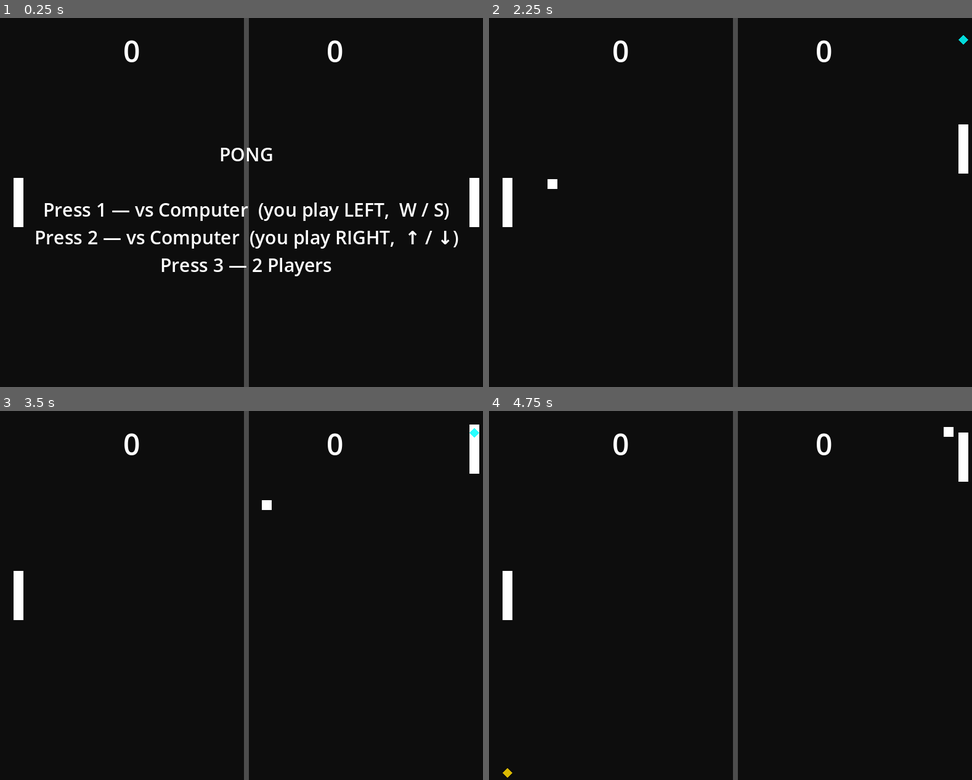
Above: before the commit, frames 1-4 (two rows, left to right).
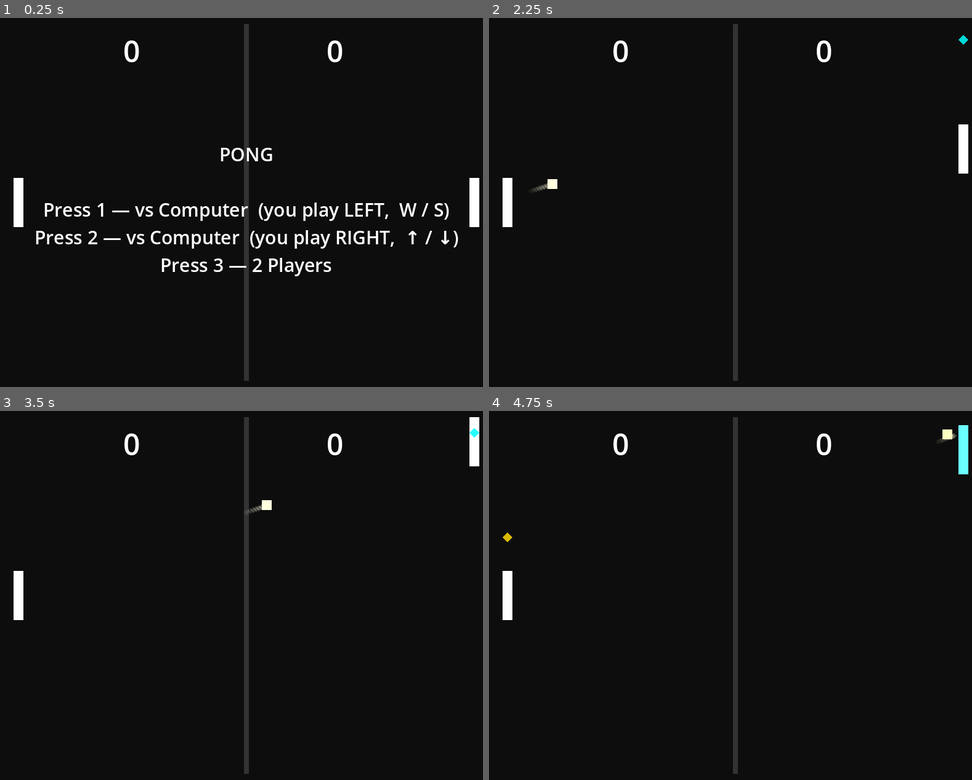
Above: after the commit, the same moments.

Repository: WoSupport/godot-pong
Game: Godot game, scene res://scenes/Main.tscn
Two runs of this game, one before a commit and one after it. Both use one fixed random seed, a clock stepped at 60 frames per second and the inputs below.
Inputs:
- Up to frame 1 (0.25 s): no input
- Up to frame 2 (2.25 s): tap Enter (ui_accept) at 0.5, 0.77, 1.52 s; hold Up (ui_up) 0.53-1.28 s; tap 1 at 0.6 s; hold Down (ui_down) 1.28-2.03 s; tap 2 at 1.35 s; hold Up (ui_up) from 2.03 s (still down); tap 3 at 2.1 s
- Up to frame 3 (3.5 s): keep holding Up (ui_up); tap 1 at 2.85 s; tap Enter (ui_accept) at 3.02 s
- Up to frame 4 (4.75 s): release Up (ui_up) at 3.53 s; hold Down (ui_down) from 3.53 s (still down); tap 2 at 3.6 s; tap Enter (ui_accept) at 3.77, 4.52 s; tap 3 at 4.35 s

The runs differ from the first frame. In frame 1, 1.0% of the frame differs, in the area x 50-52%, y 0-100%; in frame 2, 1.1%; in frame 3, 1.2%; in frame 4, 1.5%, in the area x 2-100%, y 0-100%.

Commit message:
Add visual juice + AI aim improvements
Visual effects:
- Ball trail: 10 fading ghost diamonds behind the ball, inheriting
  the ball's current speed colour
- Ball colour ramp: white → yellow → orange → red as speed increases,
  giving instant feedback on how dangerous the rally has become
- Paddle flash: 0.18s cyan burst on the paddle face whenever the ball
  makes clean contact
- Wall flash: thin strips at top/bottom briefly glow blue-white on
  each wall bounce
- Score pulse: scoring player's label flashes gold for 0.4s

AI improvements:
- Search resolution doubled (21 → 41 samples) for more precise angle
  selection
- Small random noise (±18px) added to the ideal landing target so the
  AI is not perfectly predictable and the player can't trivially learn
  the pattern

Co-Authored-By: Claude Sonnet 4.6 <noreply@anthropic.com>

Diff:
--- a/scripts/Game.gd
+++ b/scripts/Game.gd
@@ -8,12 +8,12 @@
 const PADDLE_SPEED       := 400.0
 const W                  := 800.0
 const H                  := 600.0
-
-const WALL_TOP := 10.0
-const WALL_BOT := H - 10.0
-const FIELD_H  := WALL_BOT - WALL_TOP   # 580.0
-
-# ── State ─────────────────────────────────────────────────────────────────────
+const WALL_TOP           := 10.0
+const WALL_BOT           := H - 10.0
+const FIELD_H            := WALL_BOT - WALL_TOP
+const TRAIL_LEN          := 10     # number of ghost positions behind the ball
+
+# ── Game state ────────────────────────────────────────────────────────────────
 var left_score     := 0
 var right_score    := 0
 var game_active    := false
@@ -23,21 +23,36 @@
 var ball_speed     := BALL_SPEED_START
 var time_since_hit := 1.0
 
+# ── Visual state ──────────────────────────────────────────────────────────────
+var left_flash_t    := 0.0    # how long since last left-paddle hit  (counts down)
+var right_flash_t   := 0.0    # how long since last right-paddle hit (counts down)
+var wall_flash_t    := 0.0    # wall-bounce flash                    (counts down)
+var lbl_left_pulse  := 0.0    # score-label pulse timer              (counts down)
+var lbl_right_pulse := 0.0
+var trail_pos       : Array = []   # ring of recent ball positions
+
 # ── Node refs ─────────────────────────────────────────────────────────────────
-var ball          : CharacterBody2D
-var left_paddle   : StaticBody2D
-var right_paddle  : StaticBody2D
-var lbl_left      : Label
-var lbl_right     : Label
-var lbl_message   : Label
-var marker_left   : Polygon2D   # yellow — prediction at left paddle
-var marker_right  : Polygon2D   # cyan   — prediction at right paddle
+var ball               : CharacterBody2D
+var left_paddle        : StaticBody2D
+var right_paddle       : StaticBody2D
+var ball_vis           : Polygon2D
+var left_vis           : Polygon2D
+var right_vis          : Polygon2D
+var wall_top_flash     : ColorRect
+var wall_bot_flash     : ColorRect
+var trail_nodes        : Array[Polygon2D] = []
+var marker_left        : Polygon2D
+var marker_right       : Polygon2D
+var lbl_left           : Label
+var lbl_right          : Label
+var lbl_message        : Label
 
 # ─────────────────────────────────────────────────────────────────────────────
 func _ready() -> void:
 	_build_scene()
 
 func _build_scene() -> void:
+	# ── Background ───────────────────────────────────────────────────────────
 	var bg_layer := CanvasLayer.new()
 	bg_layer.layer = -10
 	add_child(bg_layer)
@@ -51,9 +66,23 @@
 	var cline := ColorRect.new()
 	cline.position = Vector2(396, 0)
 	cline.size     = Vector2(8, H)
-	cline.color    = Color(0.3, 0.3, 0.3)
+	cline.color    = Color(0.2, 0.2, 0.2)
 	bg_layer.add_child(cline)
 
+	# Thin wall strips that flash on bounce
+	wall_top_flash = ColorRect.new()
+	wall_top_flash.position = Vector2(0, 0)
+	wall_top_flash.size     = Vector2(W, WALL_TOP)
+	wall_top_flash.color    = Color(0.05, 0.05, 0.05)
+	bg_layer.add_child(wall_top_flash)
+
+	wall_bot_flash = ColorRect.new()
+	wall_bot_flash.position = Vector2(0, WALL_BOT)
+	wall_bot_flash.size     = Vector2(W, H - WALL_BOT)
+	wall_bot_flash.color    = Color(0.05, 0.05, 0.05)
+	bg_layer.add_child(wall_bot_flash)
+
+	# ── Physics bodies ────────────────────────────────────────────────────────
 	left_paddle  = _make_paddle(Vector2(30, H / 2))
 	right_paddle = _make_paddle(Vector2(W - 30, H / 2))
 	ball         = _make_ball()
@@ -62,6 +91,23 @@
 	add_child(right_paddle)
 	add_child(ball)
 
+	# Store references to the visual Polygon2D children (index 1 — after CollisionShape2D)
+	left_vis  = left_paddle.get_child(1)  as Polygon2D
+	right_vis = right_paddle.get_child(1) as Polygon2D
+	ball_vis  = ball.get_child(1)         as Polygon2D
+
+	# ── Ball trail ────────────────────────────────────────────────────────────
+	for i in range(TRAIL_LEN):
+		var t := Polygon2D.new()
+		t.polygon = PackedVector2Array([
+			Vector2(0, -5), Vector2(5, 0), Vector2(0, 5), Vector2(-5, 0)
+		])
+		t.color   = Color.WHITE
+		t.visible = false
+		add_child(t)
+		trail_nodes.append(t)
+
+	# ── UI ────────────────────────────────────────────────────────────────────
 	var ui := CanvasLayer.new()
 	ui.layer = 10
 	add_child(ui)
@@ -76,9 +122,9 @@
 	ui.add_child(lbl_right)
 	ui.add_child(lbl_message)
 
-	# Prediction markers — diamonds drawn in world space
-	marker_left  = _make_marker(Color(1.0, 0.85, 0.0, 0.85))   # gold/yellow
-	marker_right = _make_marker(Color(0.0, 1.0,  1.0, 0.85))   # cyan
+	# Prediction markers
+	marker_left  = _make_marker(Color(1.0, 0.85, 0.0, 0.85))
+	marker_right = _make_marker(Color(0.0, 1.0,  1.0, 0.85))
 	add_child(marker_left)
 	add_child(marker_right)
 
@@ -165,6 +211,7 @@
 
 	_tick_ball(delta)
 	_update_markers()
+	_update_visuals(delta)
 
 # ── AI ────────────────────────────────────────────────────────────────────────
 func _tick_ai(paddle: StaticBody2D, opponent: StaticBody2D, ball_toward_positive_x: bool, delta: float) -> void:
@@ -175,21 +222,19 @@
 		var landing_y := _predict_ball_y(paddle.position.x)
 		var out_x     := -1.0 if ball_toward_positive_x else 1.0
 
-		# Ideal landing: mirror the player's position, amplified so even a
-		# centred player gets the ball aimed toward a corner.
-		# spread=2 means a player 100px above centre → ideal landing 200px below centre.
-		# As the player moves, ideal_land shifts continuously → visible micro-adjustments.
+		# Target landing: mirror the player's position, amplified so the AI
+		# always drives the ball toward a corner. Small random noise stops it
+		# being perfectly predictable.
 		var ideal_land := clampf(
-			H / 2.0 - (opponent.position.y - H / 2.0) * 2.0,
+			H / 2.0 - (opponent.position.y - H / 2.0) * 2.0 + randf_range(-18.0, 18.0),
 			WALL_TOP + 40.0, WALL_BOT - 40.0)
 
-		# Find the hit position (hp) whose predicted return lands closest to ideal_land.
-		# hp ∈ [-0.75, +0.75] → paddle offset ≤ 30px < 40px half-height → always face hit.
-		# 20 steps gives fine enough resolution for smooth paddle micro-adjustments.
+		# Search 41 candidate hit positions; pick the one whose return lands
+		# closest to ideal_land. hp ≤ 0.75 → offset ≤ 30px < face half-height.
 		var best_hp   := 0.0
 		var best_diff := 1e9
-		for i in range(21):
-			var hp      := lerpf(-0.75, 0.75, float(i) / 20.0)
+		for i in range(41):
+			var hp      := lerpf(-0.75, 0.75, float(i) / 40.0)
 			var angle   := hp * deg_to_rad(MAX_BOUNCE_ANGLE)
 			var out_dir := Vector2(cos(angle) * out_x, sin(angle))
 			var pl_land := _predict_landing_y(
@@ -199,11 +244,9 @@
 				best_diff = diff
 				best_hp   = hp
 
-		# Place paddle so ball contacts at best_hp:
-		#   hit_pos = (ball.y − paddle.y) / 40  →  paddle.y = ball.y − hp * 40
 		target_y = landing_y - best_hp * 40.0
 	else:
-		target_y = H / 2.0   # ball moving away — drift to centre
+		target_y = H / 2.0
 
 	target_y = clampf(target_y, 50.0, H - 50.0)
 	var move  := clampf(target_y - paddle.position.y, -PADDLE_SPEED * delta, PADDLE_SPEED * delta)
@@ -211,16 +254,12 @@
 
 # ── Prediction markers ────────────────────────────────────────────────────────
 func _update_markers() -> void:
-	# Show the marker on whichever side the ball is heading toward.
-	# Both markers are always computed; only the relevant one is visible.
 	if ball_dir.x > 0.0:
-		# Ball heading right → right-paddle marker visible
 		marker_right.visible    = true
 		marker_right.position.x = right_paddle.position.x
 		marker_right.position.y = _predict_ball_y(right_paddle.position.x)
 		marker_left.visible     = false
 	elif ball_dir.x < 0.0:
-		# Ball heading left → left-paddle marker visible
 		marker_left.visible    = true
 		marker_left.position.x = left_paddle.position.x
 		marker_left.position.y = _predict_ball_y(left_paddle.position.x)
@@ -229,9 +268,61 @@
 		marker_left.visible  = false
 		marker_right.visible = false
 
+# ── Visual juice ──────────────────────────────────────────────────────────────
+func _ball_speed_color() -> Color:
+	# White (slow) → yellow → orange → red (fast)
+	var t := clampf((ball_speed - BALL_SPEED_START) / 500.0, 0.0, 1.0)
+	if t < 0.5:
+		return Color(1.0, 1.0, lerpf(1.0, 0.0, t * 2.0))   # white → yellow
+	else:
+		return Color(1.0, lerpf(1.0, 0.0, (t - 0.5) * 2.0), 0.0)  # yellow → red
+
+func _update_visuals(delta: float) -> void:
+	# ── Timers ────────────────────────────────────────────────────────────────
+	left_flash_t    = maxf(left_flash_t    - delta, 0.0)
+	right_flash_t   = maxf(right_flash_t   - delta, 0.0)
+	wall_flash_t    = maxf(wall_flash_t    - delta, 0.0)
+	lbl_left_pulse  = maxf(lbl_left_pulse  - delta, 0.0)
+	lbl_right_pulse = maxf(lbl_right_pulse - delta, 0.0)
+
+	# ── Ball colour by speed ──────────────────────────────────────────────────
+	var bc := _ball_speed_color()
+	ball_vis.color = bc
+
+	# ── Ball trail ────────────────────────────────────────────────────────────
+	trail_pos.push_front(ball.position)
+	if trail_pos.size() > TRAIL_LEN:
+		trail_pos.pop_back()
+
+	for i in range(TRAIL_LEN):
+		var node := trail_nodes[i]
+		if i < trail_pos.size():
+			node.visible  = game_active
+			node.position = trail_pos[i]
+			var age_t     := float(i + 1) / TRAIL_LEN          # 0=newest, 1=oldest
+			node.color     = Color(bc.r, bc.g, bc.b, (1.0 - age_t) * 0.45)
+		else:
+			node.visible = false
+
+	# ── Paddle flash (cyan burst → white) ─────────────────────────────────────
+	const FLASH_DUR := 0.18
+	left_vis.color  = Color.WHITE.lerp(Color(0.2, 1.0, 1.0), left_flash_t  / FLASH_DUR)
+	right_vis.color = Color.WHITE.lerp(Color(0.2, 1.0, 1.0), right_flash_t / FLASH_DUR)
+
+	# ── Wall flash (dim grey → bright on bounce) ──────────────────────────────
+	const WALL_DUR := 0.10
+	var wc := Color(0.05, 0.05, 0.05).lerp(Color(0.7, 0.85, 1.0), wall_flash_t / WALL_DUR)
+	wall_top_flash.color = wc
+	wall_bot_flash.color = wc
+
+	# ── Score label pulse (white → gold on score) ─────────────────────────────
+	const PULSE_DUR := 0.40
+	lbl_left.add_theme_color_override("font_color",
+		Color.WHITE.lerp(Color(1.0, 0.85, 0.0), lbl_left_pulse  / PULSE_DUR))
+	lbl_right.add_theme_color_override("font_color",
+		Color.WHITE.lerp(Color(1.0, 0.85, 0.0), lbl_right_pulse / PULSE_DUR))
+
 # ── Ball prediction ───────────────────────────────────────────────────────────
-
-# Where will the live ball land at target_x?
 func _predict_ball_y(target_x: float) -> float:
 	if absf(ball_dir.x) < 0.01:
 		return ball.position.y
@@ -239,8 +330,6 @@
 		return H / 2.0
 	return _predict_landing_y(ball.position.x, ball.position.y, ball_dir, target_x)
 
-# General form: where does a ball starting at (from_x, from_y) travelling in
-# dir land at target_x, accounting for top/bottom wall bounces?
 func _predict_landing_y(from_x: float, from_y: float, dir: Vector2, target_x: float) -> float:
 	if absf(dir.x) < 0.01:
 		return from_y
@@ -263,7 +352,7 @@
 		var normal   := col.get_normal()
 
 		if absf(normal.x) > 0.5:
-			# Face hit — directional deflection
+			# Face hit — directional deflection + speed boost + paddle flash
 			var hit_pos := clampf((ball.position.y - collider.position.y) / 40.0, -1.0, 1.0)
 			var angle   := hit_pos * deg_to_rad(MAX_BOUNCE_ANGLE)
 			var out_x   := 1.0 if collider == left_paddle else -1.0
@@ -271,8 +360,11 @@
 			if time_since_hit > 0.15:
 				ball_speed    += BALL_SPEED_ON_HIT
 				time_since_hit = 0.0
+			# Trigger flash on the paddle that was hit
+			if collider == left_paddle:  left_flash_t  = 0.18
+			else:                        right_flash_t = 0.18
 		else:
-			# Edge clip — reflect and push clear to prevent wedging
+			# Edge clip — reflect and push clear
 			ball_dir       = ball_dir.bounce(normal)
 			ball.position += normal * 4.0
 
@@ -280,12 +372,15 @@
 			ball_dir.y = 0.15 * signf(ball_dir.y) if ball_dir.y != 0.0 else 0.15
 			ball_dir   = ball_dir.normalized()
 
+	# Wall bounce — flash the strips
 	if ball.position.y < WALL_TOP:
 		ball.position.y = WALL_TOP + 1.0
 		ball_dir.y      = absf(ball_dir.y)
+		wall_flash_t    = 0.10
 	elif ball.position.y > WALL_BOT:
 		ball.position.y = WALL_BOT - 1.0
 		ball_dir.y      = -absf(ball_dir.y)
+		wall_flash_t    = 0.10
 
 	if   ball.position.x < -20.0:    _score("left")
 	elif ball.position.x > W + 20.0: _score("right")
@@ -301,15 +396,22 @@
 	lbl_message.text     = ""
 	marker_left.visible  = false
 	marker_right.visible = false
-	game_active          = true
-	ball.visible         = true
+	left_flash_t         = 0.0
+	right_flash_t        = 0.0
+	wall_flash_t         = 0.0
+	lbl_left_pulse       = 0.0
+	lbl_right_pulse      = 0.0
+	trail_pos.clear()
+	game_active  = true
+	ball.visible = true
 	_reset_ball()
 
 func _reset_ball() -> void:
 	ball.position  = Vector2(W / 2, H / 2)
 	ball_speed     = BALL_SPEED_START
 	time_since_hit = 1.0
-	var angle      := randf_range(-PI / 4.0, PI / 4.0)
+	trail_pos.clear()
+	var angle := randf_range(-PI / 4.0, PI / 4.0)
 	if randi() % 2 == 0:
 		angle += PI
 	ball_dir = Vector2(cos(angle), sin(angle))
@@ -317,8 +419,12 @@
 func _score(side: String) -> void:
 	if not game_active:
 		return
-	if side == "left": right_score += 1
-	else:              left_score  += 1
+	if side == "left":
+		right_score    += 1
+		lbl_right_pulse = 0.40
+	else:
+		left_score     += 1
+		lbl_left_pulse  = 0.40
 	_update_scores()
 	if left_score >= WINNING_SCORE or right_score >= WINNING_SCORE:
 		_end_game()
@@ -334,5 +440,7 @@
 	ball.visible         = false
 	marker_left.visible  = false
 	marker_right.visible = false
+	for t in trail_nodes: t.visible = false
+	trail_pos.clear()
 	var winner := "Left" if left_score >= WINNING_SCORE else "Right"
 	lbl_message.text = winner + " wins!\n\nPress 1 — vs Computer  (you LEFT)\nPress 2 — vs Computer  (you RIGHT)\nPress 3 — 2 Players"
